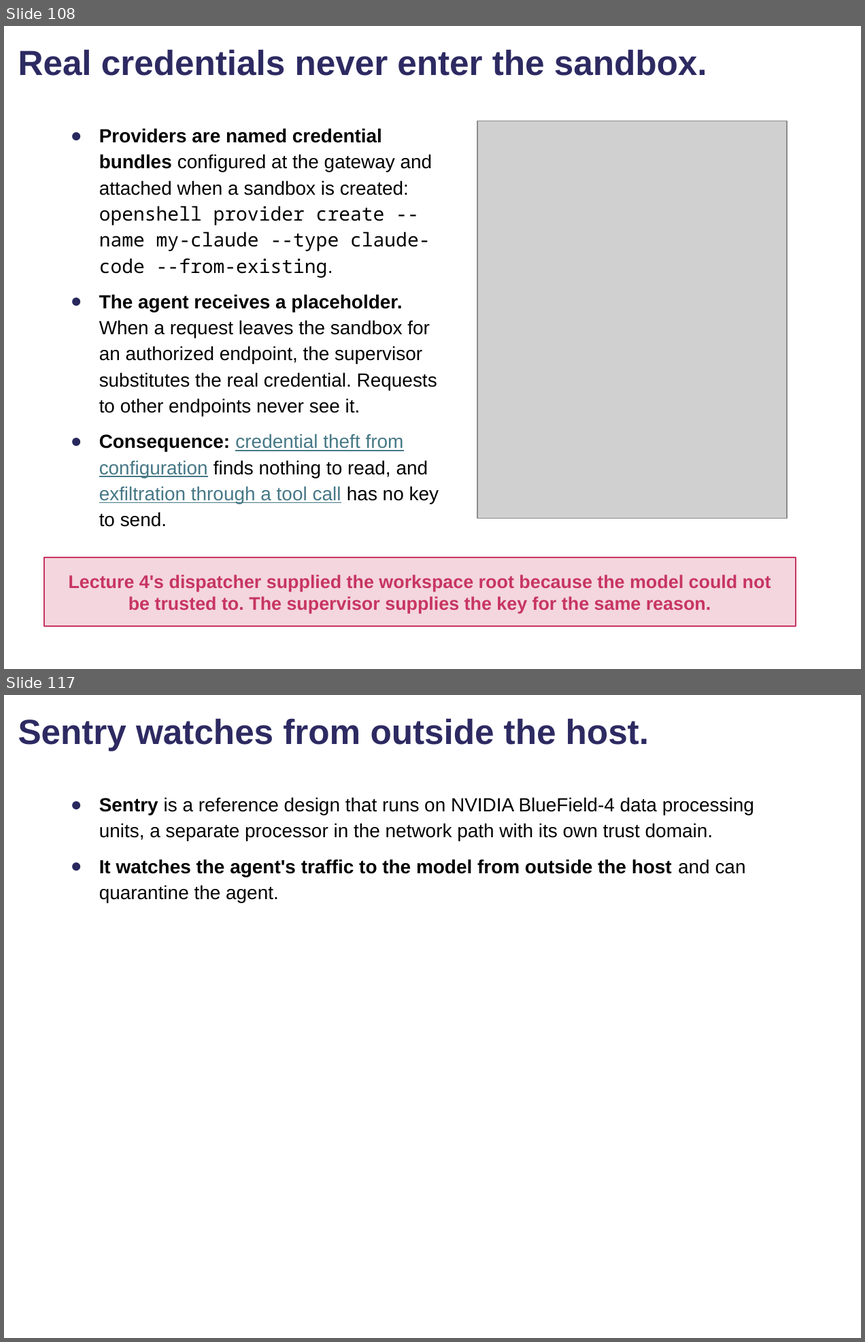
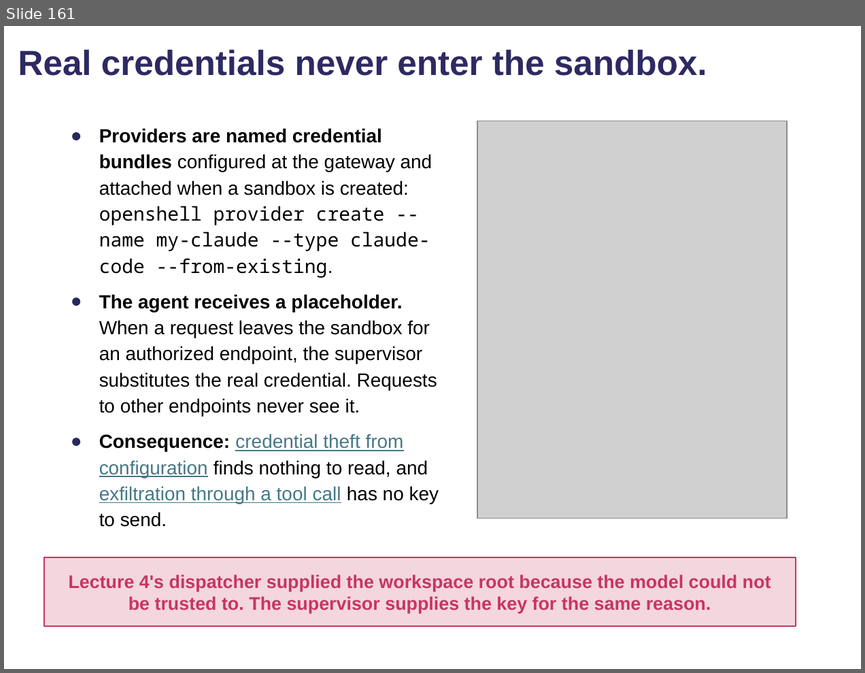
Before and after one commit to comse6998-019/lectures, a slide deck: lecture-6--2026-10-16/lecture6.pptx. Shown one above the other, each under a label of ours: slides 108 and 117 before the commit, slide 161 after it; the slides between them are not shown. The pictures are 865x1342 and 865x673 pixels, drawn with LibreOffice and Linux fonts; fonts in the diff are those of the drawing; grey boxes stand for pictures; background and template pictures are left out. Boxes give left, top, right and bottom in pixels: in the first picture for what was removed or moved away, otherwise in the second. Text is boxed around its words. In the diff, an @@ line names an element or a change of style, - is before the commit and + after.

```diff
--- a/lecture-6--2026-10-16/lecture6.pptx
+++ b/lecture-6--2026-10-16/lecture6.pptx
@@ slide 117 removed at bbox=[4, 695, 861, 1338], background #FFFFFF @@
@@ title removed at bbox=[18, 718, 649, 751] @@
-Sentry watches from outside the host.
@@ text removed at bbox=[99, 797, 754, 902] @@
-● Sentry is a reference design that runs on NVIDIA BlueField-4 data processing units, a separate processor in the network path with its own trust domain.
-● It watches the agent's traffic to the model from outside the host and can quarantine the agent.
-NVIDIA names no other hardware for it.
@@ what was slide 108 is now slide 161 @@
```
Also in this commit, not shown: 11 slides changed, 94 slides added, 35 other slides removed.
